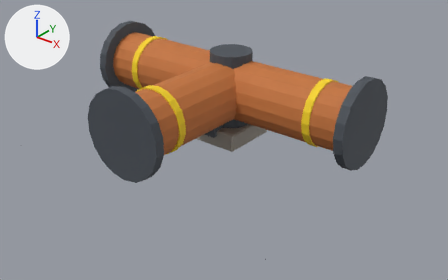
Renders of the glTF model export/unity/tuyau_te_t1.glb from each side of a commit.
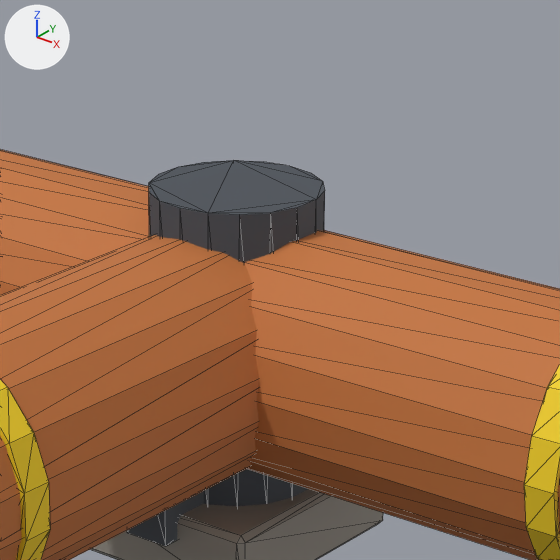
Old and new are each drawn whole from a 50 mm lens placed at (1.194, -1.529, 0.922), pointed at (0.025, -0.068, 0.016) and again close up on the part from 39% to 69% of the width and 2% to 50% of the height. Lighting does not change. The marker at upper left points along +X, +Y and +Z. The older version's two pictures come first. The close-ups show mesh edges as thin lines. Vertices at exactly the same position are counted once.

In view in the first close-up: 'pieces_acier_sombre.044', 'pieces_beton.044', 'pieces_cuivre.016', 'pieces_rive_t1.014'.
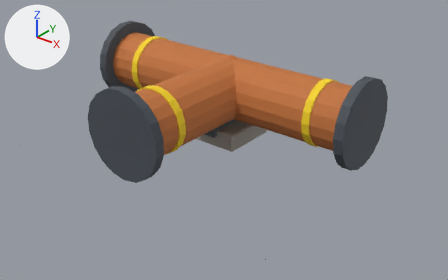
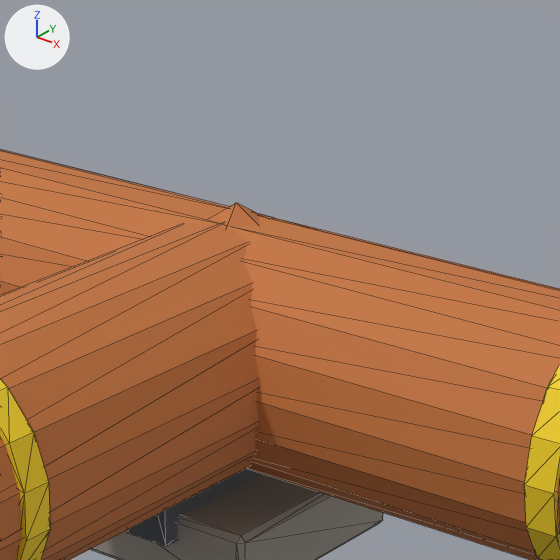
What changed in the scene script:
```text
Change me_pieces_acier_sombre_053:
    used by ob_pieces_acier_sombre_044; location = (0.0, 0.0, 0.0)
    remove me_pieces_acier_sombre_053.from_pydata(...)  # 152 vertices, 284 faces; spans x -0.494..0.494, y -0.494..0.138, z 0.04..0.318
    add me_pieces_acier_sombre_053.from_pydata(...)  # 116 vertices, 216 faces; spans x -0.494..0.494, y -0.494..0.138, z 0.04..0.318
    me_pieces_acier_sombre_053 part 1: the loose piece of 36 vertices spanning x -0.069..0.069, y -0.07..0.07, z 0.055..0.305 is deleted
```

Changed parts and their boxes (x1, y1, x2, y2) in the close-ups (560 x 560 px):
'pieces_acier_sombre.044', reshaped
    before: (127, 160, 325, 546)
    after: (127, 469, 261, 546)
part 1 of me_pieces_acier_sombre_053, deleted
    before: (149, 160, 325, 506)
